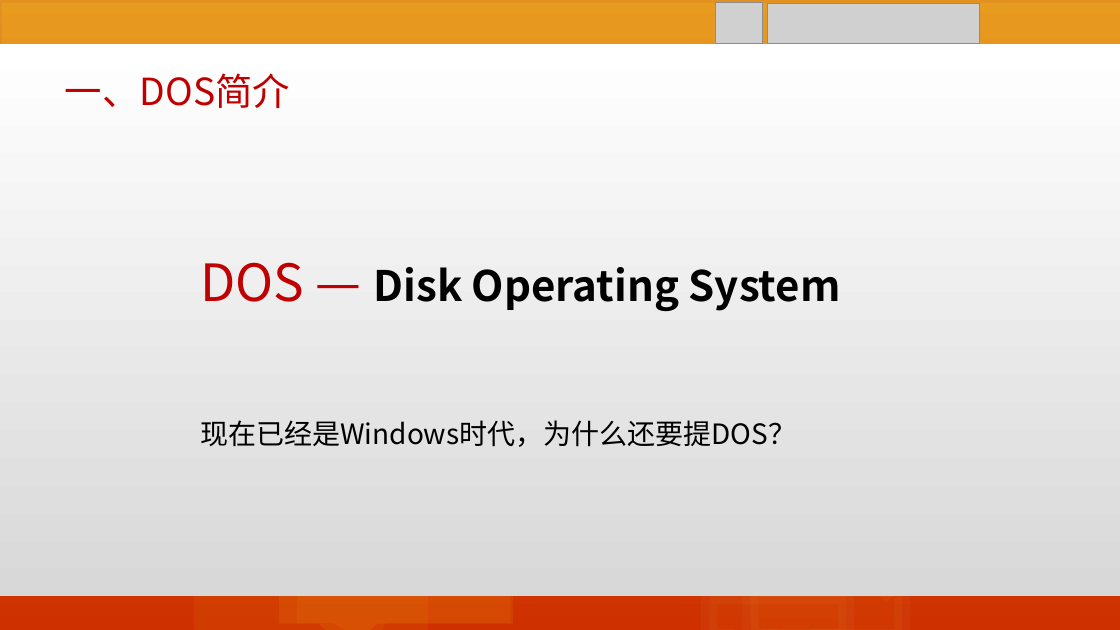
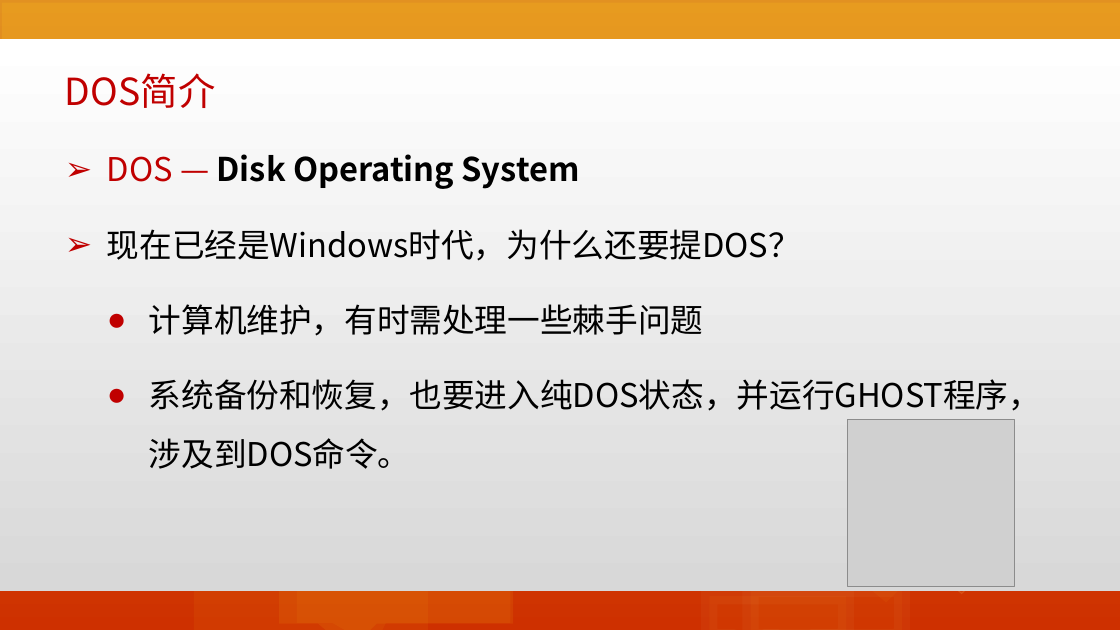
Before and after one commit to edu2act/course-informationliteracy, a slide deck: slide 3 of materials/slides/05-DOS.pptx. Drawn at 1120x630 pixels with LibreOffice and Linux fonts; fonts in the diff are those of the drawing; grey boxes stand for pictures. Boxes give left, top, right and bottom in pixels: in the first picture for what was removed or moved away, otherwise in the second. Text is boxed around its words. In the diff, an @@ line names an element or a change of style, - is before the commit and + after.

```diff
--- a/materials/slides/05-DOS.pptx
+++ b/materials/slides/05-DOS.pptx
@@ picture removed at <box>716,3,763,44</box> @@
@@ picture removed at <box>767,3,980,44</box> @@
@@ rectangle: place and size @@
-rectangle at <box>0,44,1120,596</box>
+rectangle at <box>0,39,1120,591</box>
@@ title at <box>65,73,215,108</box>: text changed @@
-一、DOS简介
+DOS简介
@@ text "DOS — Disk Operating System": place and size @@
-text "DOS — Disk Operating System" at <box>200,420,796,447</box>
+text "DOS — Disk Operating System" at <box>107,154,1041,469</box>
@@ text at <box>107,154,580,189</box>: paragraph added @@
+➢ DOS — Disk Operating System
@@ text at <box>107,229,801,261</box>: size 24 to 28 pt in "现在已经是Windows时代，为什么还要提DOS？"; bullet none to ➢; more space between paragraphs @@
@@ text removed at <box>200,262,841,312</box> @@
-DOS — Disk Operating System
@@ text at <box>149,304,1041,469</box>: paragraphs added @@
+  ● 计算机维护，有时需处理一些棘手问题
+  ● 系统备份和恢复，也要进入纯DOS状态，并运行GHOST程序，涉及到DOS命令。
@@ picture added at <box>848,419,1015,586</box> @@
@@ speech box removed at <box>918,453,1009,521</box> @@
@@ speech box removed at <box>854,481,945,549</box> @@
```
Also in this commit, not shown: 35 other slides changed, 12 slides removed, 40 other files.
